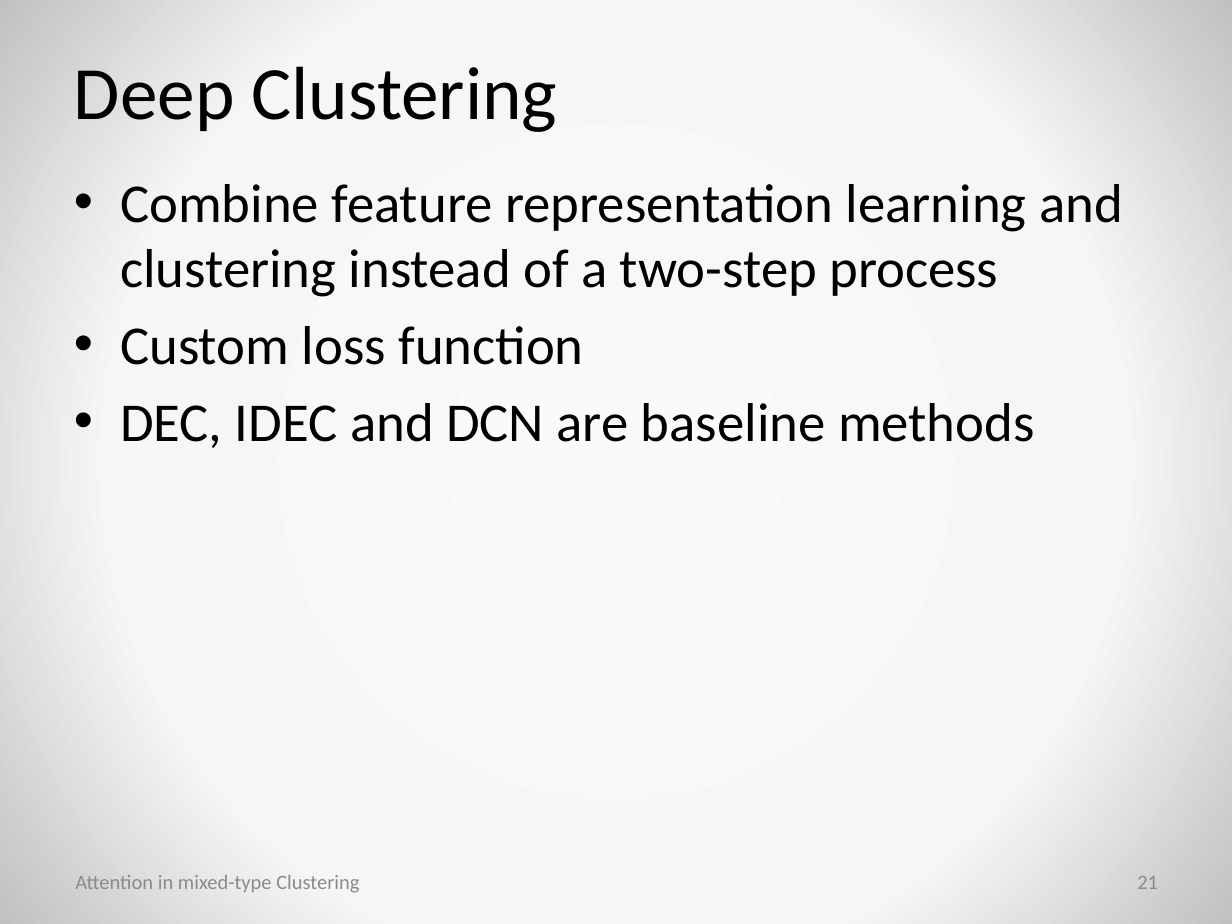
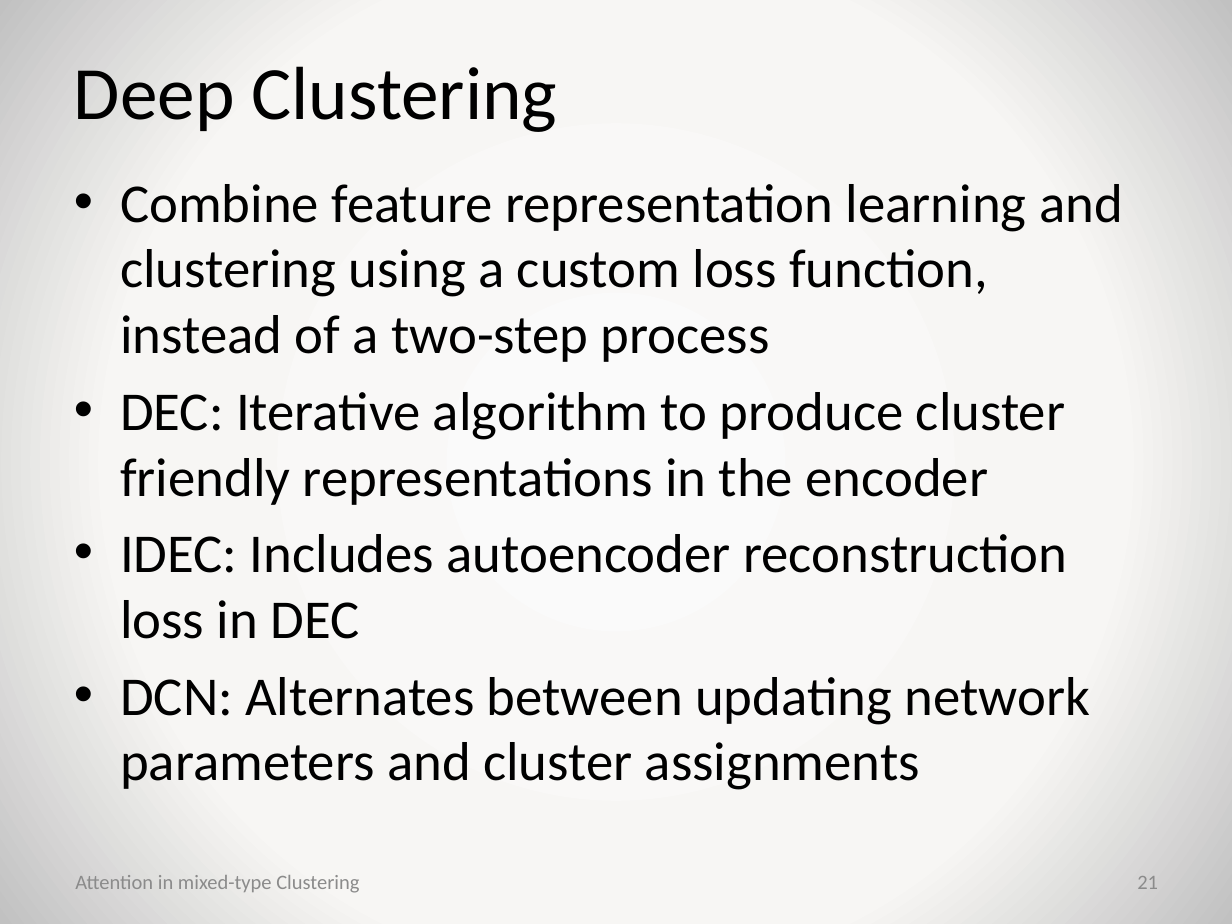
Before and after one commit to jaanisfehling/attention-mixed-type-clustering, a slide deck: slide 21 of presentation.pptx. Drawn at 1232x924 pixels with LibreOffice and Linux fonts; fonts in the diff are those of the drawing; background and template pictures are left out. Boxes give left, top, right and bottom in pixels: in the first picture for what was removed or moved away, otherwise in the second. Text is boxed around its words. In the diff, an @@ line names an element or a change of style, - is before the commit and + after.

Commit message:
finished presentation

```diff
--- a/presentation.pptx
+++ b/presentation.pptx
@@ text at (120, 184, 1123, 790): text changed @@
-• Combine feature representation learning and clustering instead of a two-step process
-• Custom loss function
-• DEC, IDEC and DCN are baseline methods
+• Combine feature representation learning and clustering using a custom loss function, instead of a two-step process
+• DEC: Iterative algorithm to produce cluster friendly representations in the encoder
+• IDEC: Includes autoencoder reconstruction loss in DEC
+• DCN: Alternates between updating network parameters and cluster assignments
```
Also in this commit, not shown: 8 other slides changed.
